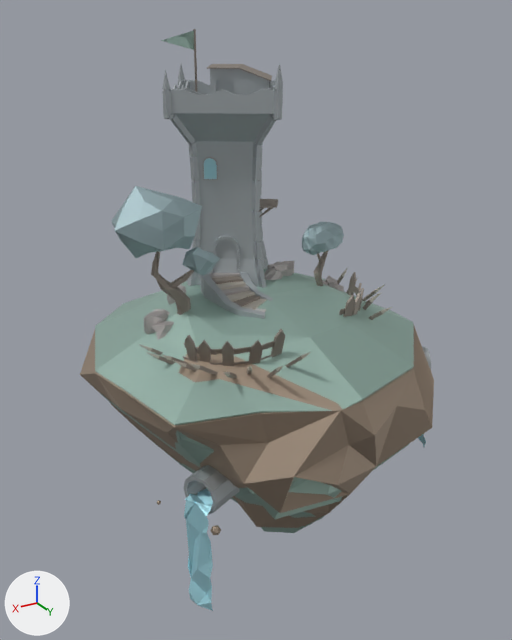
An edit to the OBJ model splineRacer/assets/models/tower/tower.obj, drawn before and after from the same camera.
Both versions are drawn from a camera (50 mm lens) standing at (11.58, 16.22, 12.25) and looking at (0.56, -2.15, 3.07). Lighting does not change. The marker at lower left points along +X, +Y and +Z. Where no turn or scale is listed for an object, it has been applied to the vertices. Vertices at the same position are counted once.

The first picture shows 'Ground_1'.
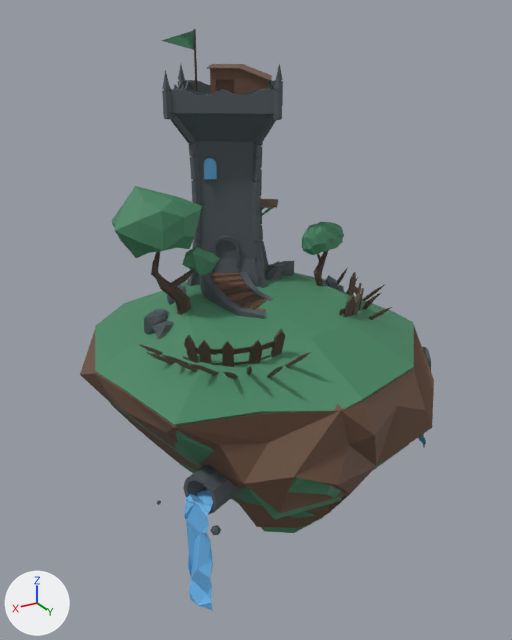
The newer file is also rescaled (x1.037), turned or shifted as a whole; pictures and numbers use the older file's frame.

Changed parts and their boxes (x1, y1, x2, y2) in the pictures (512 x 640 px; the box of a moved part takes in the faces that stretch with it):
part 1 of me_ground_1, deleted
    before: (204, 158, 217, 179)
part 2 of me_ground_1, moved or reshaped
    before: (123, 310, 337, 424)
    after: (123, 390, 340, 427)
part 3 of me_ground_1, recoloured
    both: (80, 324, 434, 535)
part 4 of me_ground_1, recoloured
    both: (162, 64, 431, 514)
part 5 of me_ground_1, recoloured (grey to black)
    both: (150, 29, 382, 379)
part 6 of me_ground_1, recoloured (grey to green)
    both: (112, 186, 344, 276)
part 7 of me_ground_1, recoloured
    both: (203, 157, 259, 181)
part 8 of me_ground_1, recoloured (cyan to blue)
    both: (184, 434, 426, 611)
part 9 of me_ground_1, recoloured (grey to brown)
    both: (138, 267, 392, 376)
part 10 of me_ground_1, recoloured
    both: (144, 261, 344, 340)
part 11 of me_ground_1, recoloured (grey to green)
    both: (95, 31, 414, 533)

The edits, one by one:
Picture 'tower.jpg' (img_tower_jpg) is new.
Material 'Mat.010_NONE' (mat_mat_010_none) is new.
Its texture is img_tower_jpg.
Its roughness is 0.69.
Material 'Mat.010' (mat_mat_010) is new.
Its texture is img_tower_jpg.
Its roughness is 0.69.
me_ground_1 is used by ob_ground_1; location (0.0, 0.0, 0.0).
me_ground_1 had 3562 vertices, 4340 faces and spanned x -5.0..6.2, y -7.7..3.7, z -6.5..11.9.
me_ground_1 no longer uses material mat_mat_3 (grey #bdb9b7).
me_ground_1 no longer uses material mat_mat_7 (cyan #b3dde5).
me_ground_1 now has 3544 vertices, 4330 faces and spans x -5.0..6.2, y -7.7..3.7, z -6.5..11.9.
me_ground_1 part 1: the loose piece of 18 vertices spanning x 1.4..1.7, y -3.4..-3.1, z 7.6..8.3 is deleted.
me_ground_1 part 2: 1 vertex removed from x 3.9, y 0.7, z 3.5; 1 vertex added at x 3.9, y 0.7, z 3.3.
me_ground_1 part 3: 524 faces spanning x -4.8..6.2, y -7.7..3.7, z -6.5..4.2 switch from mat_mat_9 (beige #b3a392) to mat_mat_010 (picture img_tower_jpg).
me_ground_1 part 4: 1299 faces spanning x -4.9..4.8, y -6.1..2.0, z -0.7..10.8 switch from mat_mat_6 (grey #b6bcbe) to mat_mat_010 (picture img_tower_jpg).
me_ground_1 part 5: 671 faces spanning x -3.6..5.2, y -5.2..2.7, z 2.2..11.9 switch from mat_mat_2 (grey #9f978f) to mat_mat_010 (picture img_tower_jpg).
me_ground_1 part 6: 350 faces spanning x -2.7..5.3, y -2.9..-1.1, z 5.1..8.0 switch from mat_mat_4 (light grey #aabec2) to mat_mat_010 (picture img_tower_jpg).
me_ground_1 part 7: 56 faces spanning x -0.3..1.7, y -3.5..-3.0, z 6.7..8.3 switch from mat_mat_5 (grey #b6b1b1) to mat_mat_010 (picture img_tower_jpg).
me_ground_1 part 8: 124 faces spanning x -5.0..4.9, y -0.8..1.9, z -4.0..1.1 switch from mat_mat_11 (cyan #bde9f2) to mat_mat_010 (picture img_tower_jpg).
me_ground_1 part 9: 165 faces spanning x -3.6..5.2, y -3.7..2.7, z 3.5..4.5 switch from mat_mat_1 (light grey #ccc8bf) to mat_mat_010 (picture img_tower_jpg).
me_ground_1 part 10: 596 faces spanning x -2.9..4.5, y -3.8..-1.3, z 3.2..4.6 switch from mat_mat (grey #bdb9b7) to mat_mat_010 (picture img_tower_jpg).
me_ground_1 part 11: 272 faces spanning x -4.8..6.1, y -7.1..3.4, z -4.8..11.8 switch from mat_mat_8 (light grey #aac2ba) to mat_mat_010 (picture img_tower_jpg).
me_ground_1 now uses material mat_mat_010_none (picture img_tower_jpg).
